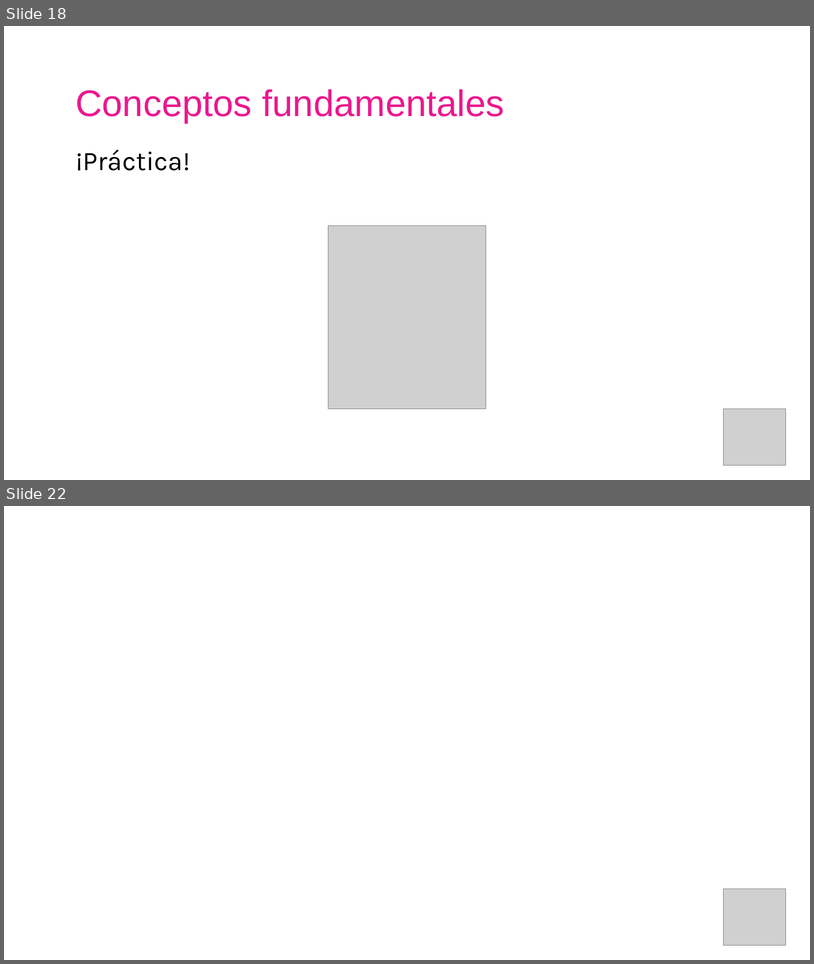
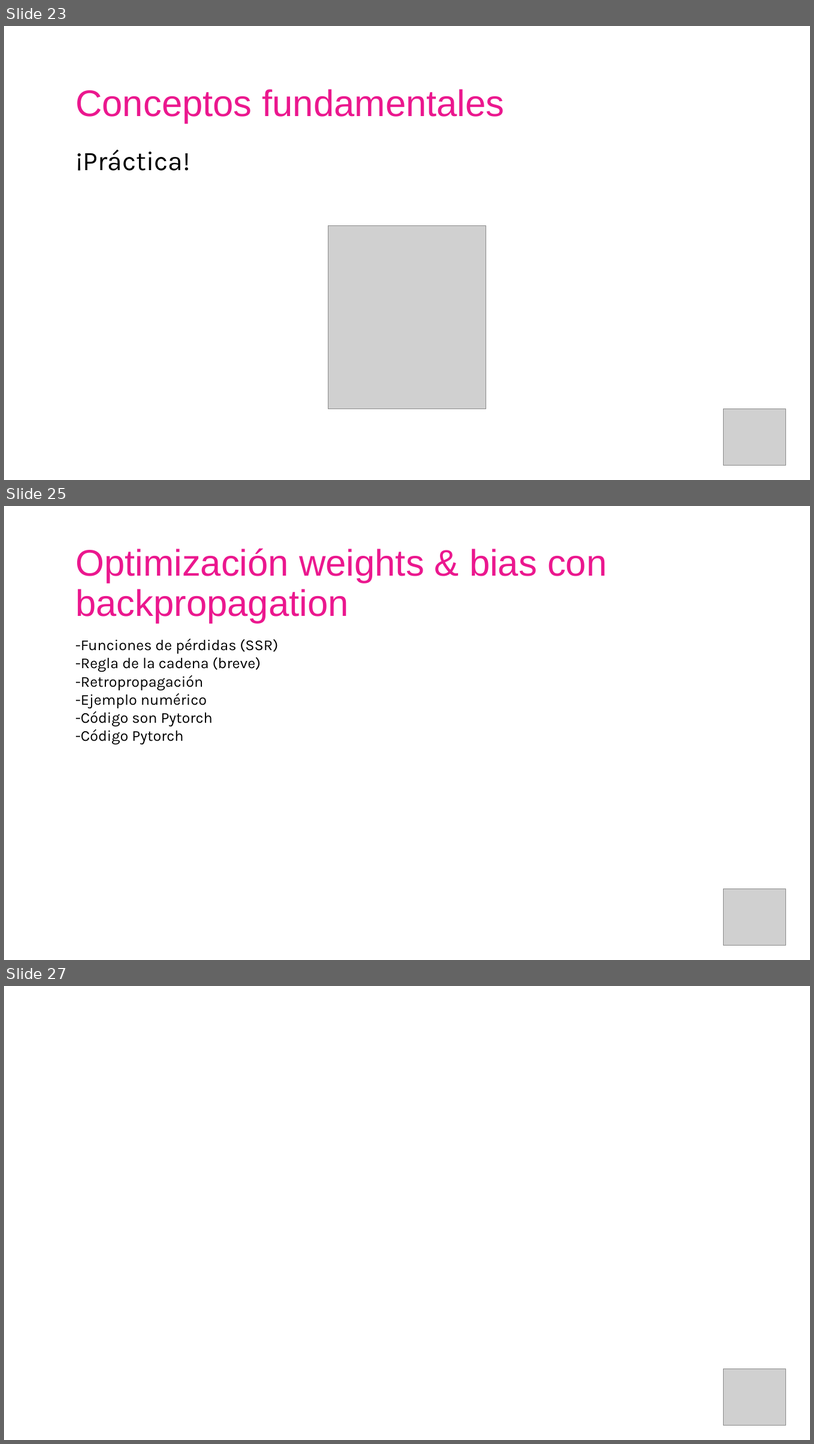
Before and after one commit to AISC-Madrid/workshop-materials, a slide deck: Neural Networks/Slides.pptx. Shown one above the other, each under a label of ours: slides 18 and 22 before the commit, slides 23, 25 and 27 after it; the slides between them are not shown. The pictures are 814x964 and 814x1444 pixels, drawn with LibreOffice and Linux fonts; fonts in the diff are those of the drawing; grey boxes stand for pictures. Boxes give left, top, right and bottom in pixels: in the first picture for what was removed or moved away, otherwise in the second. Text is boxed around its words. In the diff, an @@ line names an element or a change of style, - is before the commit and + after.

```diff
--- a/Neural Networks/Slides.pptx
+++ b/Neural Networks/Slides.pptx
@@ slide 25 added at box(4, 506, 810, 960), background #FFFFFF @@
@@ text added at box(75, 548, 607, 623), 44 pt, text #EB178E @@
+Optimización weights & bias con backpropagation
@@ text added at box(75, 639, 278, 744), 18 pt, text #000000 @@
+-Funciones de pérdidas (SSR)
+-Regla de la cadena (breve)
+-Retropropagación
+-Ejemplo numérico
+-Código son Pytorch
+-Código Pytorch
@@ picture added at box(724, 889, 786, 945) @@
@@ what was slide 18 is now slide 23 @@
@@ what was slide 22 is now slide 27 @@
```
Also in this commit, not shown: 6 slides changed, 7 other slides added, 3 slides removed, 9 other files.
